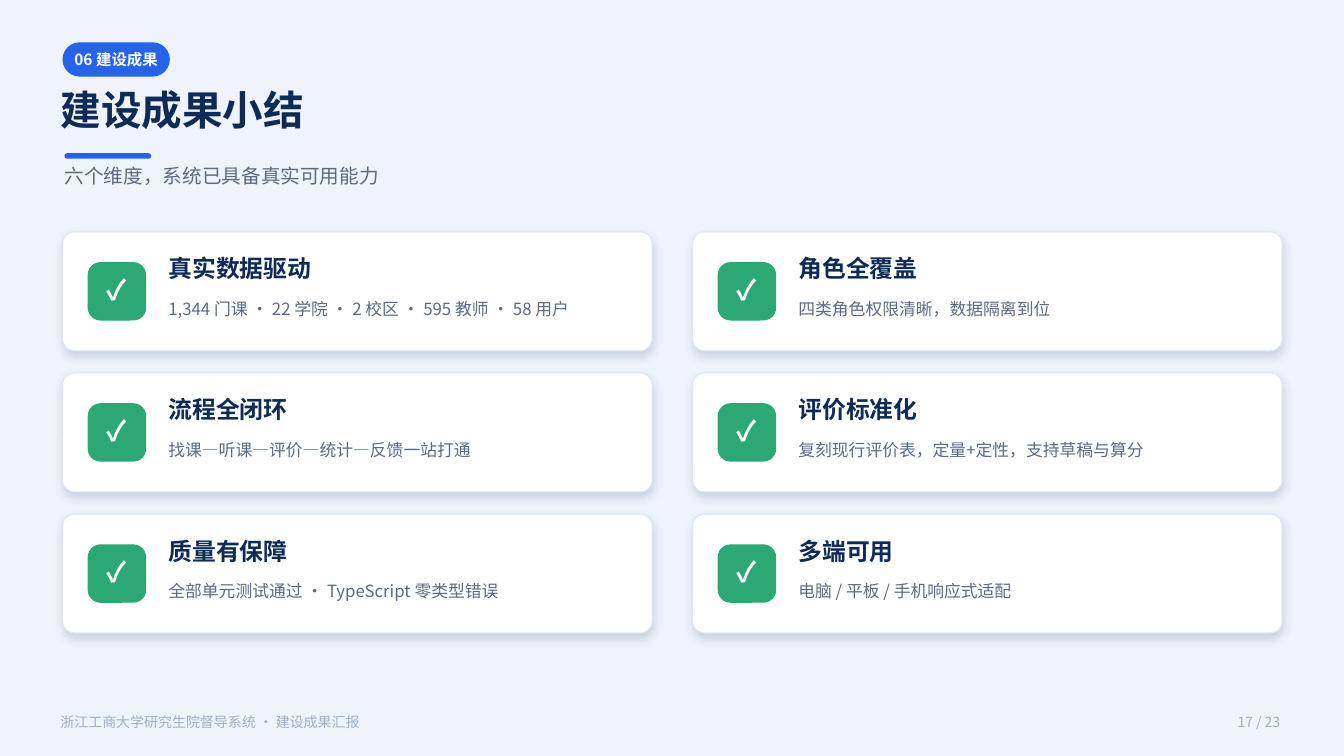
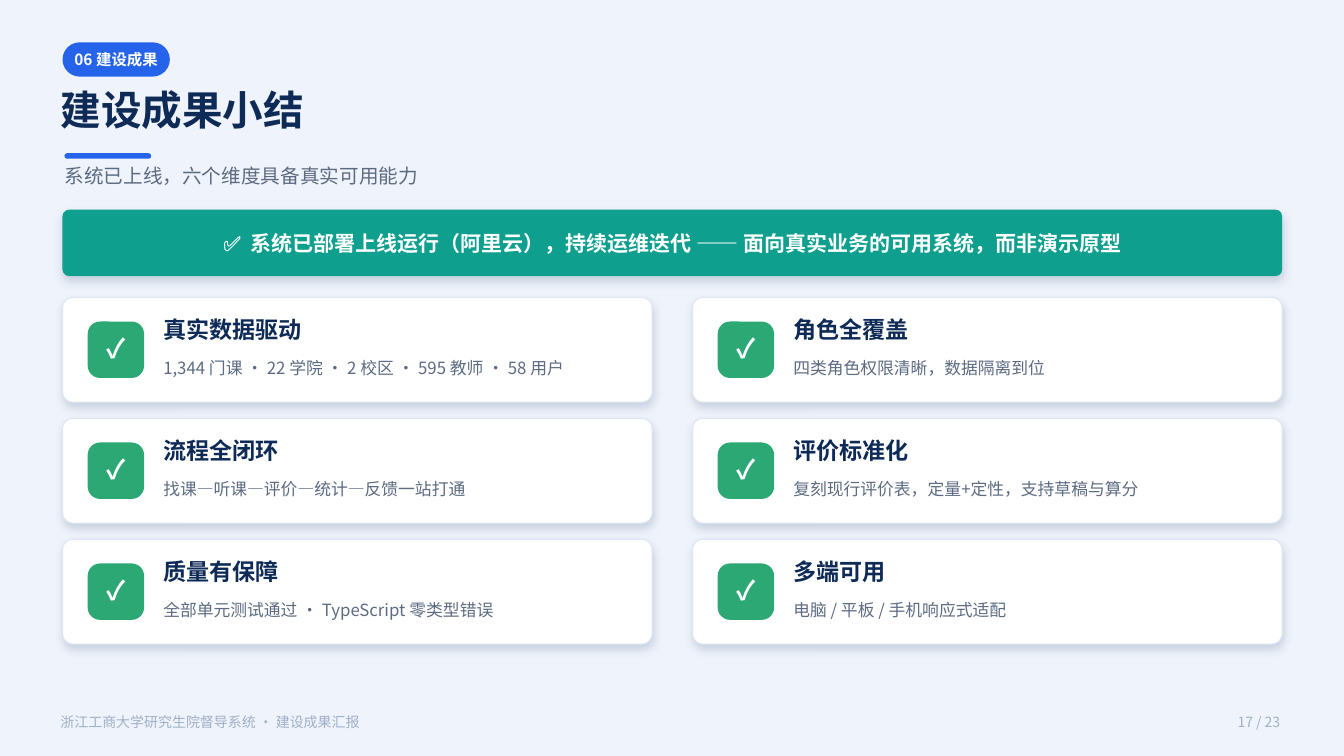
Before and after one commit to 1739467001-svg/example-of-report, a slide deck: slide 17 of slides/督导系统建设成果汇报.pptx. Drawn at 1344x756 pixels with LibreOffice and Linux fonts; fonts in the diff are those of the drawing. Boxes give left, top, right and bottom in pixels: in the first picture for what was removed or moved away, otherwise in the second. Text is boxed around its words. In the diff, an @@ line names an element or a change of style, - is before the commit and + after.

```diff
--- a/slides/督导系统建设成果汇报.pptx
+++ b/slides/督导系统建设成果汇报.pptx
@@ text at bbox=[64, 166, 417, 185]: text changed @@
-六个维度，系统已具备真实可用能力
+系统已上线，六个维度具备真实可用能力
@@ rounded rectangle added at bbox=[63, 210, 1282, 276], fill #0E9F8E @@
@@ text added at bbox=[251, 233, 1121, 254], 15 pt, text #FFFFFF, bold @@
+✅ 系统已部署上线运行（阿里云），持续运维迭代 —— 面向真实业务的可用系统，而非演示原型
@@ rounded rectangle: place and size @@
-rounded rectangle at bbox=[63, 232, 652, 351]
+rounded rectangle at bbox=[63, 297, 652, 402]
@@ rounded rectangle: place and size @@
-rounded rectangle at bbox=[693, 232, 1282, 351]
+rounded rectangle at bbox=[693, 297, 1282, 402]
@@ text "真实数据驱动": place and size @@
-text "真实数据驱动" at bbox=[168, 256, 311, 279]
+text "真实数据驱动" at bbox=[163, 318, 301, 340]
@@ size 20 to 19 pt in 6 elements at bbox=[88, 562, 144, 618], bbox=[718, 562, 774, 618], bbox=[88, 441, 144, 497], bbox=[718, 441, 774, 497], bbox=[88, 320, 144, 376], bbox=[718, 320, 774, 376] @@
@@ 2 rounded rectangles, 2 texts: place and size @@
-2 rounded rectangles, 2 texts at bbox=[88, 260, 776, 321]
+2 rounded rectangles, 2 texts at bbox=[88, 320, 774, 378]
@@ size 17 to 16.5 pt in 6 elements at bbox=[163, 560, 278, 582], bbox=[793, 560, 885, 582], bbox=[163, 439, 278, 461], bbox=[793, 439, 908, 461], bbox=[163, 318, 301, 340], bbox=[793, 318, 908, 340] @@
@@ text "角色全覆盖": place and size @@
-text "角色全覆盖" at bbox=[798, 256, 917, 279]
+text "角色全覆盖" at bbox=[793, 318, 908, 340]
@@ text "1,344 门课 · 22 学院 ...": place and size @@
-text "1,344 门课 · 22 学院 ..." at bbox=[168, 301, 569, 318]
+text "1,344 门课 · 22 学院 ..." at bbox=[163, 360, 564, 377]
@@ text "四类角色权限清晰，数据隔离到位": place and size @@
-text "四类角色权限清晰，数据隔离到位" at bbox=[798, 301, 1050, 317]
+text "四类角色权限清晰，数据隔离到位" at bbox=[793, 360, 1045, 376]
@@ rounded rectangle: place and size @@
-rounded rectangle at bbox=[63, 373, 652, 492]
+rounded rectangle at bbox=[63, 418, 652, 523]
@@ rounded rectangle: place and size @@
-rounded rectangle at bbox=[693, 373, 1282, 492]
+rounded rectangle at bbox=[693, 418, 1282, 523]
@@ text "流程全闭环": place and size @@
-text "流程全闭环" at bbox=[168, 397, 287, 420]
+text "流程全闭环" at bbox=[163, 439, 278, 461]
@@ 2 rounded rectangles, 2 texts: place and size @@
-2 rounded rectangles, 2 texts at bbox=[88, 401, 776, 462]
+2 rounded rectangles, 2 texts at bbox=[88, 441, 774, 499]
@@ text "评价标准化": place and size @@
-text "评价标准化" at bbox=[798, 397, 917, 421]
+text "评价标准化" at bbox=[793, 439, 908, 461]
@@ text "找课—听课—评价—统计—反馈一站打通": place and size @@
-text "找课—听课—评价—统计—反馈一站打通" at bbox=[168, 442, 470, 458]
+text "找课—听课—评价—统计—反馈一站打通" at bbox=[163, 481, 465, 497]
@@ text "复刻现行评价表，定量+定性，支持草稿与算分": place and size @@
-text "复刻现行评价表，定量+定性，支持草稿与算分" at bbox=[798, 442, 1143, 458]
+text "复刻现行评价表，定量+定性，支持草稿与算分" at bbox=[793, 481, 1138, 497]
@@ rounded rectangle: place and size @@
-rounded rectangle at bbox=[63, 514, 652, 633]
+rounded rectangle at bbox=[63, 539, 652, 644]
@@ rounded rectangle: place and size @@
-rounded rectangle at bbox=[693, 514, 1282, 633]
+rounded rectangle at bbox=[693, 539, 1282, 644]
@@ text "质量有保障": place and size @@
-text "质量有保障" at bbox=[168, 540, 287, 562]
+text "质量有保障" at bbox=[163, 560, 278, 582]
@@ 2 rounded rectangles, 2 texts: place and size @@
-2 rounded rectangles, 2 texts at bbox=[88, 542, 776, 603]
+2 rounded rectangles, 2 texts at bbox=[88, 562, 774, 620]
@@ text "多端可用": place and size @@
-text "多端可用" at bbox=[798, 539, 893, 562]
+text "多端可用" at bbox=[793, 560, 885, 582]
@@ text "全部单元测试通过 · TypeScript 零类型错误": place and size @@
-text "全部单元测试通过 · TypeScript 零类型错误" at bbox=[168, 583, 499, 601]
+text "全部单元测试通过 · TypeScript 零类型错误" at bbox=[163, 602, 493, 620]
@@ text "电脑 / 平板 / 手机响应式适配": place and size @@
-text "电脑 / 平板 / 手机响应式适配" at bbox=[798, 583, 1011, 599]
+text "电脑 / 平板 / 手机响应式适配" at bbox=[793, 602, 1006, 618]
```
Also in this commit, not shown: 1 other slide changed, 6 other files.
